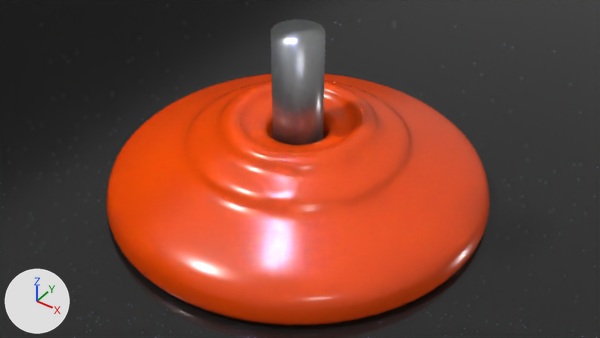
The Blender file Animated Lamp.blend, before and after one commit.
Both versions are drawn from the file's camera 'Camera'. Arrows for +X, +Y and +Z are at lower left; the lights stay in place.

The older version as bpy lines, for what is in view:
```python
mat_lamp_base = principled_material('Lamp Base')
mat_lamp_base.base_color = (0.8, 0.064, 0.0)  # orange #e74800
mat_lamp_base.roughness = 0.22
me_beziercircle = bpy.data.meshes.new('BezierCircle')
me_beziercircle.from_pydata(...)  # 642 vertices, 640 faces; spans x -0.643..0.643, y -0.643..0.643, z 0.0..0.3
me_beziercircle.polygons.foreach_set('use_smooth', [True] * 640)
me_beziercircle.materials.append(mat_lamp_base)  # orange #e74800
me_beziercircle_001 = bpy.data.meshes.new('BezierCircle.001')
me_beziercircle_001.from_pydata(...)  # a 32-sided cylinder along z spanning x -0.081..0.081, y -0.081..0.081, z 0.072..0.588
me_beziercircle_001.polygons.foreach_set('use_smooth', [True] * 34)
me_beziercircle_001.materials.append(mat_lamp_stem)  # grey #959595
me_plane = bpy.data.meshes.new('Plane')
me_plane.from_pydata(...)  # 18 vertices, 8 faces; spans x -10.0..10.0, y -30.0..30.0, z 0.0..10.0
me_plane.polygons.foreach_set('use_smooth', [True] * 8)
me_plane.materials.append(mat_reflection)  # black #1b1b1b
ob_backdrop = bpy.data.objects.new('Backdrop', me_plane)
ob_backdrop.location = (0.0, -2.559, 0.0)
ob_lamp_base__path = bpy.data.objects.new('Lamp Base (Path)', me_beziercircle)
ob_lamp_base__path.location = (0.0, 2.616, 0.0)
ob_lamp_base__path.scale = (0.885, 0.885, 0.885)
_m = ob_lamp_base__path.modifiers.new('Subdivision', 'SUBSURF')
_m.render_levels = 1
ob_lamp_stem = bpy.data.objects.new('Lamp Stem', me_beziercircle_001)
ob_lamp_stem.location = (0.0, 2.616, 0.0)
ob_lamp_stem.scale = (0.885, 0.885, 0.885)
```
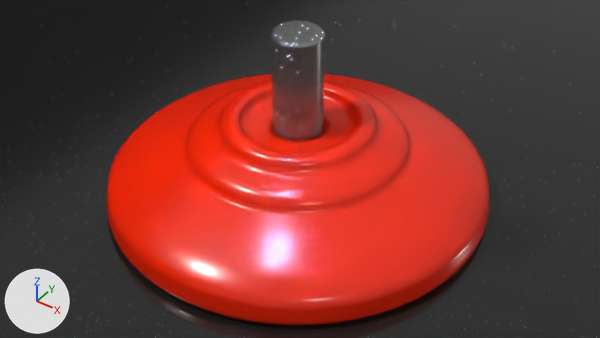
The edits, one by one:
Material 'Lamp Base' (mat_lamp_base) changes colour from orange #e74800 to red #e72400; in linear values from (0.8, 0.064, 0.0) to (0.8, 0.0178, 0.0).
me_beziercircle has 642 vertices, 640 faces and spans x -0.643..0.643, y -0.643..0.643, z 0.0..0.3.
me_beziercircle is used by ob_lamp_base__path; location (0.0, 2.616, 0.0); scale (0.885, 0.885, 0.885).
me_beziercircle part 1: 96 of 642 vertices moved; they spanned x -0.363..0.363, y -0.363..0.363, z 0.203..0.257 and now span x -0.363..0.363, y -0.363..0.363, z 0.193..0.257; mean shift (0.0, 0.0, -0.003); largest move (0.0, -0.363, 0.203) -> (0.0, -0.363, 0.193).
me_beziercircle part 2: creased or bevel-weighted edges go from 0 to 160.
me_beziercircle_001 is used by ob_lamp_stem; location (0.0, 2.616, 0.0); scale (0.885, 0.885, 0.885).
me_beziercircle_001 had 64 vertices, 34 faces and spanned x -0.081..0.081, y -0.081..0.081, z 0.072..0.588.
me_beziercircle_001 now has 96 vertices, 66 faces and spans x -0.081..0.081, y -0.081..0.081, z 0.072..0.588.
Part 3, on me_beziercircle_001:
32 vertices are removed from x -0.081..0.081, y -0.081..0.081, z 0.588.
33 faces are deleted.
32 vertices are added at x -0.073..0.073, y -0.073..0.073, z 0.588.
32 new vertices lie (0.0, 0.0, 0.508) away from vertices in x -0.081..0.081, y -0.081..0.081, z 0.072.
65 new faces join them.
Object 'Lamp Stem' (ob_lamp_stem) gains a EDGE_SPLIT modifier named 'EdgeSplit'.
Modifier setting: split_angle = 0.518.
Object 'Lamp Stem' (ob_lamp_stem) gains a SUBSURF modifier named 'Subdivision'.

Location of each change, (x1, y1, x2, y2) in pixels of the pictures (600 x 338 px; the box of a moved part takes in the faces that stretch with it):
'Lamp Base (Path)', recoloured, reshaped, shading changed (orange to red)
    both: (106, 73, 490, 325)
'Lamp Stem', reshaped, modifiers changed
    before: (271, 19, 325, 145)
    after: (271, 21, 325, 140)
part 1 of me_beziercircle, moved or reshaped
    before: (176, 84, 420, 222)
    after: (176, 84, 420, 223)
part 2 of me_beziercircle, shading changed
    both: (106, 73, 490, 325)
